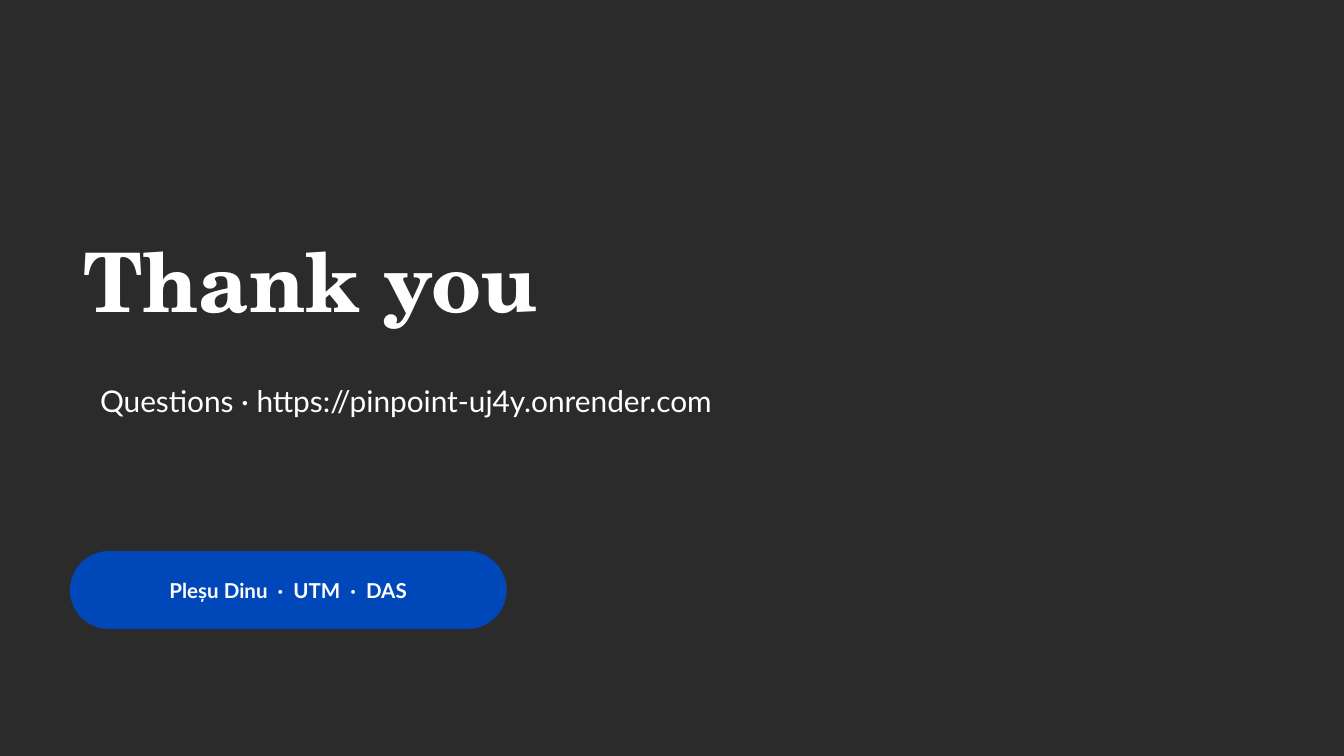
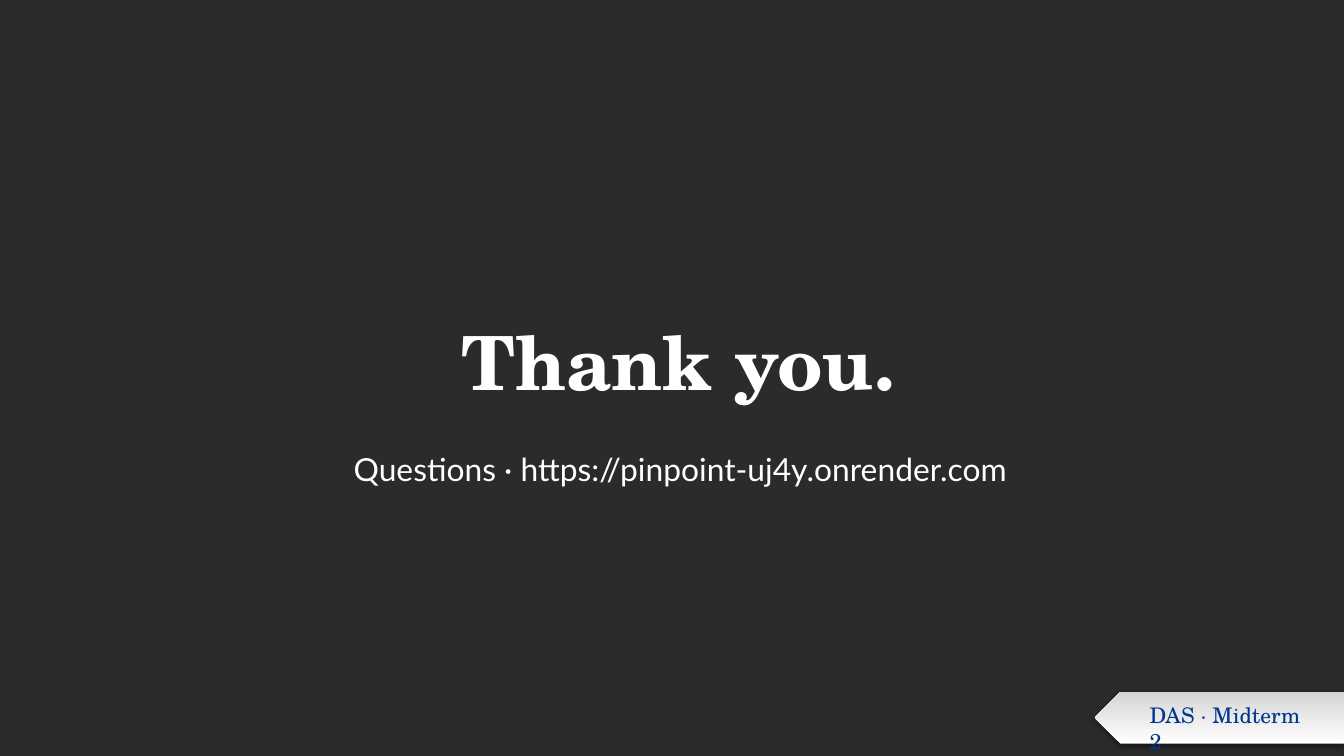
Before and after one commit to Prince-of-Nothing/Pinpoint, a slide deck: slide 13 of docs/midterm2/Pinpoint-DAS.pptx. Drawn at 1344x756 pixels with LibreOffice and Linux fonts; fonts in the diff are those of the drawing; background and template pictures are left out; a plain dark background stands for a picture behind light text. Boxes give left, top, right and bottom in pixels: in the first picture for what was removed or moved away, otherwise in the second. Text is boxed around its words. In the diff, an @@ line names an element or a change of style, - is before the commit and + after.

```diff
--- a/docs/midterm2/Pinpoint-DAS.pptx
+++ b/docs/midterm2/Pinpoint-DAS.pptx
@@ title "Thank you." at <box>461,335,895,406</box>: vertical alignment bottom to middle @@
@@ title at <box>461,335,895,406</box>: text changed; size 44 to 40 pt @@
-Thank you
+Thank you.
@@ subtitle "Questions · https://pinpoint-uj4y.onrender.com": place and size @@
-subtitle "Questions · https://pinpoint-uj4y.onrender.com" at <box>100,390,712,418</box>
+subtitle "Questions · https://pinpoint-uj4y.onrender.com" at <box>354,457,1007,487</box>
@@ subtitle "Questions · https://pinpoint-uj4y.onrender.com" at <box>354,457,1007,487</box>: size 16 to 17 pt; alignment left to centre; line spacing 1 to 0.95 @@
@@ rounded rectangle removed at <box>70,551,507,629</box> @@
-Pleșu Dinu · UTM · DAS
@@ pentagon arrow added at <box>1094,692,1344,745</box>, fill gradient #FFFFFF to #D5D5D5 @@
@@ text added at <box>1150,707,1300,756</box>, 11.5 pt, text #00378E @@
+DAS · Midterm 2
```
Also in this commit, not shown: 12 other slides changed, 1 other file.
